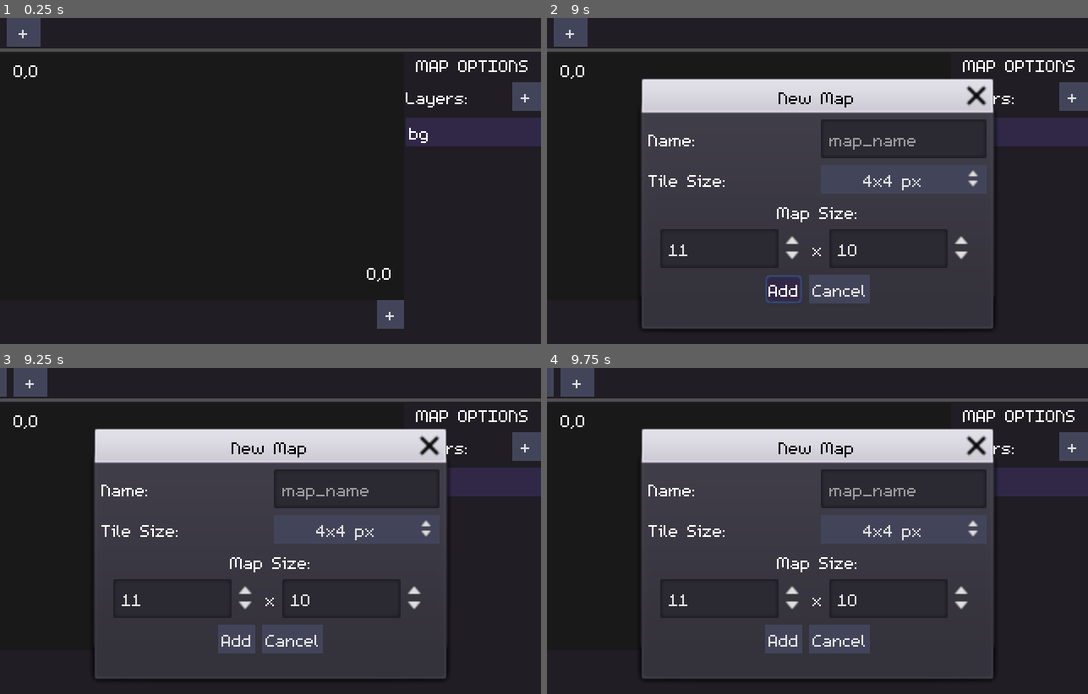
Above: before the commit, frames 1-4 (two rows, left to right).
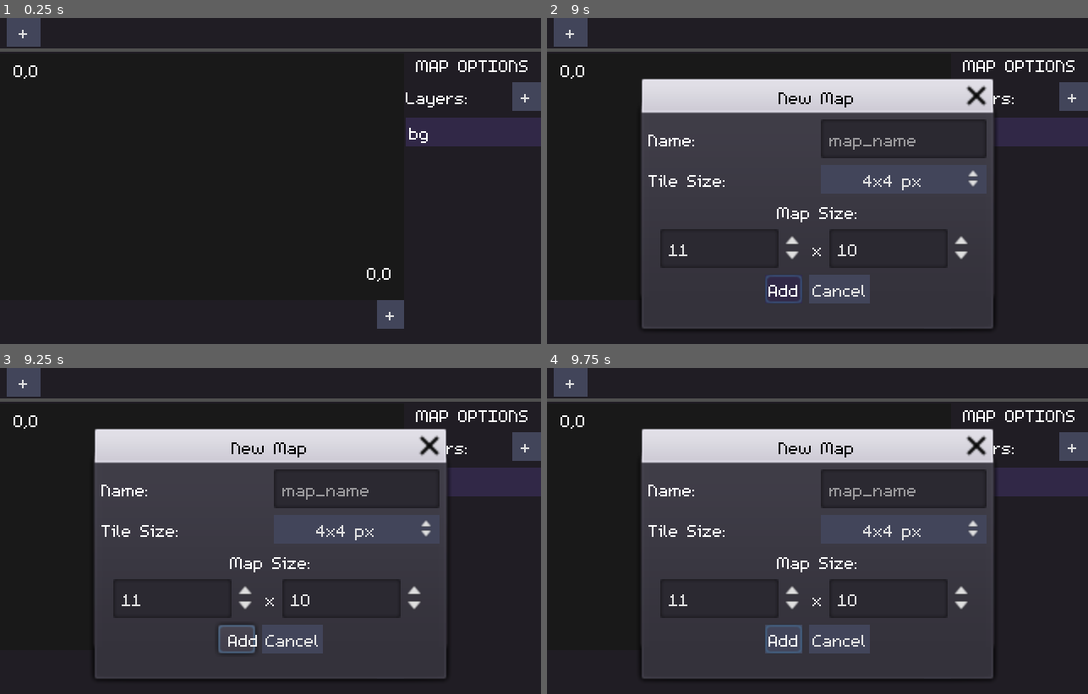
Above: after the commit, the same moments.

Repository: petterthowsen/epikus-8
Game: Godot game, scene res://Mapper/Mapper.tscn
Same seed, same stepped clock (60 frames per second), same inputs: the game is played once before the commit and once after it. This scene is started directly instead of the project's main scene.
Inputs (mouse positions are in pixels of both pictures, inside the frame that each line leads up to):
- Up to frame 1 (0.25 s): no input
- Up to frame 2 (9 s): click "+" at 0.5 s; click (904, 138) at 1.27 s; type "Alex" at 1.35 s; click "+" at 2 s; click "+" at 2.75 s; click "bg" at 3.5 s; click "4x4 px" at 4.25 s; click "Add" at 5 s; click "Cancel" at 5.75 s; move the mouse to (747, 177) at 6.52 s; hold Up (ui_up) 6.53-7.28 s; tap Mouse wheel up (zoom_in) at 6.6, 7.55 s; click (747, 177) at 6.67 s; tap Mouse wheel down (zoom_out) at 6.8, 7.35, 8.3 s; tap Enter (ui_accept) at 7.25, 7.52, 8, 8.75 s; move the mouse to (709, 239) at 7.27 s; hold Down (ui_down) 7.28-8.03 s; click (709, 239) at 7.42 s; move the mouse to (871, 132) at 8.02 s; hold Up (ui_up) from 8.03 s (still down); click (871, 132) at 8.1 s; move the mouse to (790, 301) at 8.77 s; right-click (790, 301) at 8.85 s; click (790, 301) at 8.92 s
- Up to frame 3 (9.25 s): keep holding Up (ui_up); tap Enter (ui_accept) at 9.02 s; tap Mouse wheel up (zoom_in) at 9.05 s
- Up to frame 4 (9.75 s): release Up (ui_up) at 9.5 s; click (552, 381) at 9.52 s

Frames 1-2 are identical in both runs. In frame 3, 0.5% of the frame differs, in the area x 0-48%, y 0-88%; in frame 4, 0.4%.
Error after the commit: Invalid call. Nonexistent function 'create_map' in base 'Nil'. (res://Mapper/Mapper.gd:102)

Commit message:
mapper fixes

Diff:
--- a/ES.gd
+++ b/ES.gd
@@ -26,6 +26,12 @@
 		if color != "white":
 			what = "[color=" + color + "]" + what + "[/color]"
 		console.write(what)
+
+
+func error(message:String):
+	echo("Error: " + message, "red")
+	if editor:
+		editor.notify("ERROR: " + message)
 
 
 func goto_scene(path, arguments := {}):
--- a/Mapper/MapRenderer.gd
+++ b/Mapper/MapRenderer.gd
@@ -14,7 +14,7 @@
 var selected_tileset_tile:int = -1 setget set_selected_tileset_tile, get_selected_tileset_tile
 
 var camera := Vector2(0, 0)
-var zoom := 1
+var zoom := 1.0
 
 var mouse := Vector2()
 var mouse_tile_pos := Vector2()
@@ -66,8 +66,11 @@
 					start_pan()
 
 
-func set_zoom(z:int):
-	z = clamp(z, 1, 10)
+func set_zoom(z:float):
+	z = clamp(z, 0, 10)
+	if z == 0:
+		z = 0.5
+
 	if zoom != z:
 		zoom = z
 		update()
@@ -82,21 +85,23 @@
 	if layer and mouse_tile_pos != last_paint_tile_pos:
 		var x = mouse_tile_pos.x
 		var y = mouse_tile_pos.y
-		layer.set_tile_g(x, y, selected_tileset, selected_tileset_tile)
-		update()
-		last_paint_tile_pos = mouse_tile_pos.round()
+		if map.is_grid_pos_in_bounds(x, y):
+			layer.set_tile_g(x, y, selected_tileset, selected_tileset_tile)
+			update()
+			last_paint_tile_pos = mouse_tile_pos.round()
 
 
 func start_pan():
-	print("pan started")
+	print("pan started at mouse " + str(mouse))
 	is_panning = true
 	pan_start_camera = camera
-	pan_start_mouse = mouse_tile_pos
+	pan_start_mouse = get_local_mouse_position()
 
 
 func update_pan():
-	var offset = mouse_tile_pos - pan_start_mouse
-	camera = pan_start_camera - (offset * 2)
+	var offset = get_local_mouse_position() - pan_start_mouse
+	camera = (pan_start_camera - (offset / zoom)).round()
+
 	status_camera.text = str(camera)
 	update()
 
@@ -132,19 +137,28 @@
 
 	var tilesize = layer.tile_size
 
+	var rect = get_rect()
+	rect.position -= Vector2(tilesize * 2, tilesize * 2)
+
 	# loop through tiles
-	var pos := Vector2()
+	var skipped = 0
 	for x in layer.size.x:
 		for y in layer.size.y:
-			pos = Vector2(x * tilesize * zoom, y * tilesize * zoom) - (camera * zoom)
-			var real_rect = Rect2(pos, Vector2(tilesize, tilesize) * zoom)
-			if true or visible_area.has_point(pos):
+			var map_pos = Vector2(x * tilesize * zoom, y * tilesize * zoom)
+			var screen_pos = map_pos - camera * zoom
+			var screen_rect = Rect2(screen_pos, Vector2(tilesize, tilesize) * zoom)
+			if rect.has_point(screen_pos):
 				var tile = layer.get_tile_g(x, y)
 				if not tile.is_empty():
 					var tileset = tile.tileset
 					var tileset_region = tile.region
-					draw_texture_rect_region(tileset.texture, real_rect, tileset_region)
+					draw_texture_rect_region(tileset.texture, screen_rect, tileset_region)
+				else:
+					draw_rect(screen_rect, Color(0.02, 0.02, 0.02), true)
+			else:
+				skipped += 1
 
+	print("skipped " + str(skipped))
 
 func _draw_grid():
 	var pos = Vector2(0, 0)
--- a/Mapper/Mapper.gd
+++ b/Mapper/Mapper.gd
@@ -34,12 +34,15 @@
 	tilesetControl.connect("tile_selected", self, "_on_tile_selected")
 
 	if testing:
+		print("opening test project")
 		var p = Project.new("dev")
 		p.load_data()
 		_open_project(p)
 
+
 func _clear():
 	pass
+
 
 func _open_project(p):
 	project = p
@@ -53,6 +56,8 @@
 		selected_tileset = ts
 		mapEditor.select_tile(ts, tilesetControl.selected_tile)
 
+	if project.maps.size() > 0:
+		selected_map = project.maps.values()[0]
 
 func _close_project():
 	project = null
@@ -107,6 +112,7 @@
 func select_map_by_name(map_name:String):
 	var map = project.get_map(map_name)
 	_set_selected_map(map)
+	select_layer_by_name(map.layers[0].name)
 
 
 func select_layer_by_name(name:String):
--- a/Mapper/Mapper.tscn
+++ b/Mapper/Mapper.tscn
@@ -23,7 +23,6 @@
 anchor_bottom = 1.0
 theme = ExtResource( 4 )
 script = ExtResource( 1 )
-testing = true
 
 [node name="VBoxContainer" type="VBoxContainer" parent="."]
 anchor_right = 1.0
--- a/Project/Map.gd
+++ b/Project/Map.gd
@@ -11,6 +11,14 @@
 	size.x = w
 	size.y = h
 	tile_size = tilesize
+
+
+func is_grid_pos_in_bounds(x: int, y: int):
+	if x < 0: return false
+	if y < 0: return false
+	if x >= size.x: return false
+	if y >= size.y: return false
+	return true
 
 
 func serialize() -> Dictionary:
